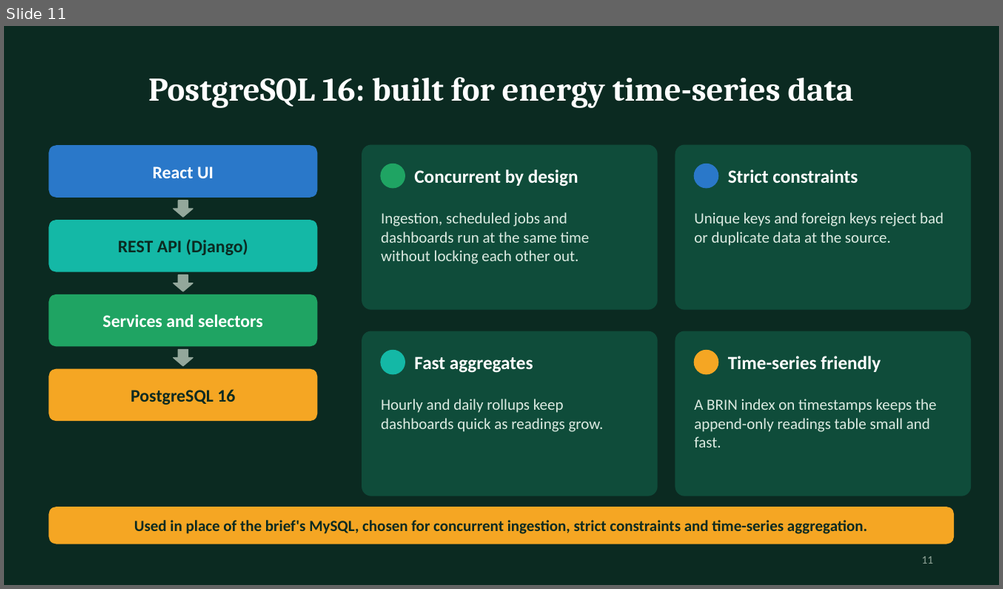
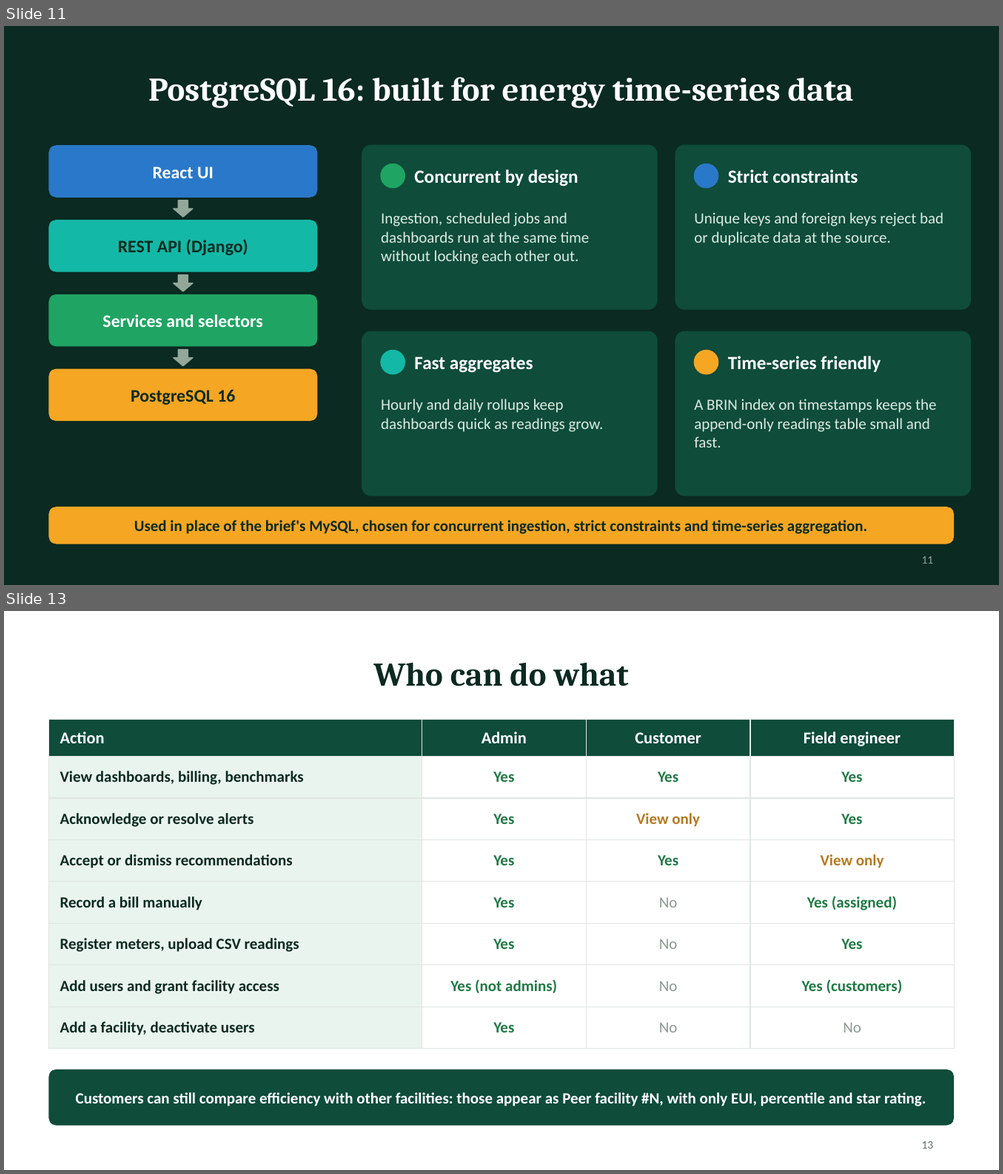
Before and after one commit to Priyanshu2068/mca2-fsdpython-greengrid, a slide deck: docs/GreenGrid_Presentation_v3.pptx. Shown one above the other, each under a label of ours: slide 11 before the commit, slides 11 and 13 after it; the slides between them are not shown. The pictures are 1003x589 and 1003x1174 pixels, drawn with LibreOffice and Linux fonts; fonts in the diff are those of the drawing. Boxes give left, top, right and bottom in pixels: in the first picture for what was removed or moved away, otherwise in the second. Text is boxed around its words. In the diff, an @@ line names an element or a change of style, - is before the commit and + after.

Commit message:
docs: document post-release enhancements and refresh the presentation
Updates the test report (92 tests), architecture (role rules, deployment view),
user stories (P02-EN01 to EN09) and README. The deck now has 15 slides: the
client slide lists all 8 pages, a new 'Who can do what' slide shows the role
matrix, stats and closing text use the current numbers, and layout defects on
the ingestion, schema and data-spine slides are fixed.

```diff
--- a/docs/GreenGrid_Presentation_v3.pptx
+++ b/docs/GreenGrid_Presentation_v3.pptx
@@ slide 13 added at [4,611,999,1170], background #FFFFFF @@
@@ title added at [373,662,629,686], 32 pt, text #0B2A21, bold @@
+Who can do what
@@ table added at [48,719,954,1039], 8 rows, 4 columns @@
+Action | Admin | Customer | Field engineer
+View dashboards, billing, benchmarks | Yes | Yes | Yes
+Acknowledge or resolve alerts | Yes | View only | Yes
+Accept or dismiss recommendations | Yes | Yes | View only
+Record a bill manually | Yes | No | Yes (assigned)
+Register meters, upload CSV readings | Yes | No | Yes
+Add users and grant facility access | Yes (not admins) | No | Yes (customers)
+Add a facility, deactivate users | Yes | No | No
@@ rounded rectangle added at [48,1070,954,1126], fill #0F4C3A, 15 pt, text #FFFFFF, bold @@
+Customers can still compare efficiency with other facilities: those appear as Peer facility #N, with only EUI, percentile and star rating.
@@ page number added at [922,1142,933,1149], 11 pt, text #5D6E64 @@
+13
```
Also in this commit, not shown: 8 slides changed, 4 other files.
